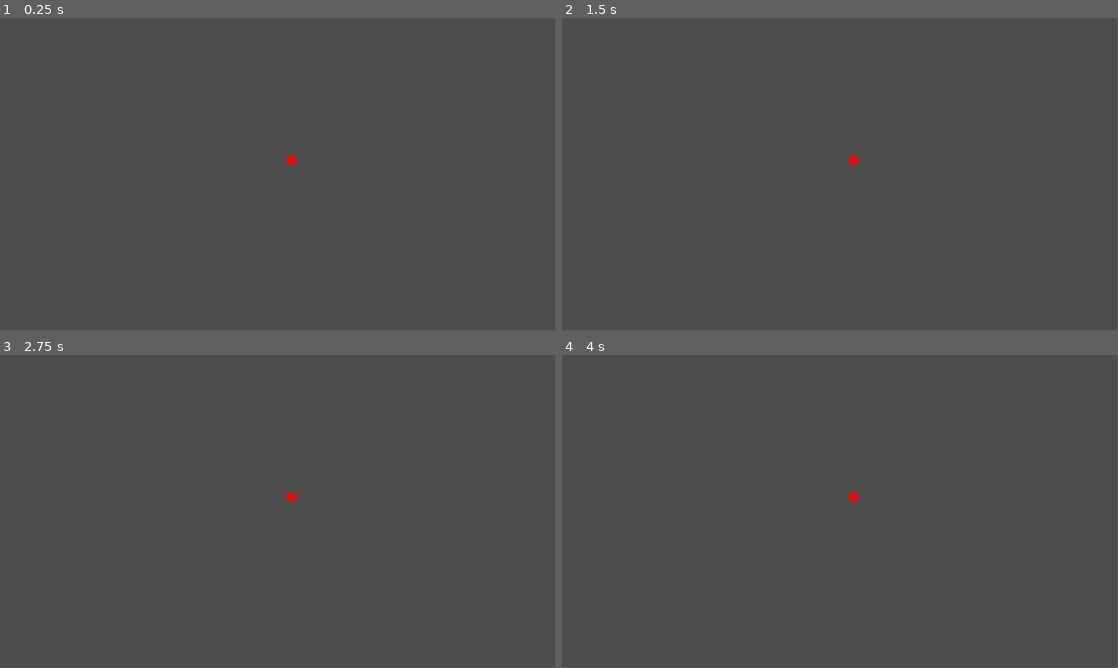
Above: before the commit, frames 1-4 (two rows, left to right).
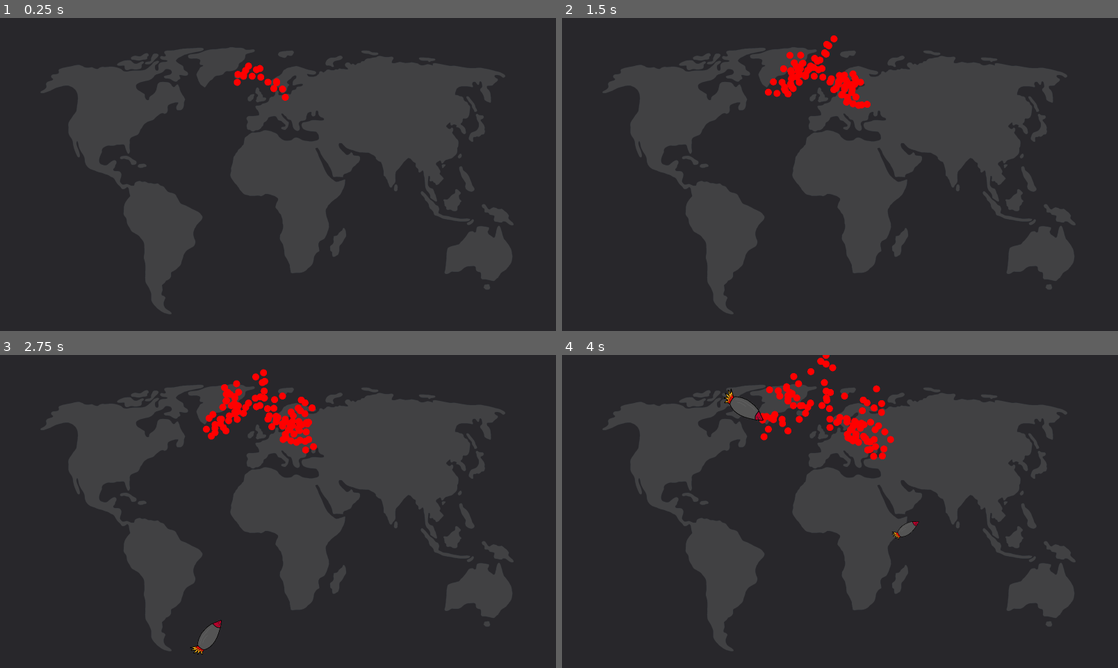
Above: after the commit, the same moments.

Repository: juusoHaaja/daydream
Game: Godot game, scene res://functional/world/main.tscn
The game is run twice, just before and just after one commit, with the same random seed, the same clock (stepped at 60 frames per second) and the same inputs.
Inputs (mouse positions are in pixels of both pictures, inside the frame that each line leads up to):
- Up to frame 1 (0.25 s): no input
- Up to frame 2 (1.5 s): move the mouse to (962, 158) at 0.52 s; click (962, 158) at 0.6 s; move the mouse to (728, 190) at 1.27 s; click (728, 190) at 1.35 s
- Up to frame 3 (2.75 s): move the mouse to (333, 442) at 2.02 s; click (333, 442) at 2.1 s
- Up to frame 4 (4 s): move the mouse to (812, 574) at 2.77 s; click (812, 574) at 2.85 s; move the mouse to (1006, 558) at 3.52 s; click (1006, 558) at 3.6 s
In our replay, the window is 799x449 before the commit and 800x450 after it. These sizes can differ from the game's own. Grey fills any space a smaller window leaves; there, only what the larger window draws over its background counts as a difference.

The runs differ from the first frame. In frame 1, 74% of the frame differs, in the area x 0-100%, y 0-100%; in frame 2, 74%; in frame 3, 74%; in frame 4, 74%.

Commit message:
big

Diff:
--- /dev/null
+++ b/functional/nuke_spawn_line.tscn
@@ -0,0 +1,12 @@
+[gd_scene load_steps=2 format=3 uid="uid://bnrgcyn4mstfe"]
+
+[sub_resource type="Curve2D" id="Curve2D_ioibe"]
+_data = {
+"points": PackedVector2Array(0, 0, 0, 0, -6, -173, 0, 0, 0, 0, 344, -247, 0, 0, 0, 0, 676, -255, 0, 0, 0, 0, 1036, -167, 0, 0, 0, 0, 1258, -25, 0, 0, 0, 0, 1388, 313, 0, 0, 0, 0, 1336, 617, 0, 0, 0, 0, 1228, 861, 0, 0, 0, 0, 876, 941, 0, 0, 0, 0, 354, 885, 0, 0, 0, 0, -64, 725, 0, 0, 0, 0, -152, 525, 0, 0, 0, 0, -122, 197, 0, 0, 0, 0, -44, -51, 0, 0, 0, 0, -6, -173)
+}
+point_count = 15
+
+[node name="nuke_spawn_line" type="Path2D"]
+position = Vector2(-77.262314, -16.361115)
+scale = Vector2(1.5311688, 1.2809365)
+curve = SubResource("Curve2D_ioibe")
--- /dev/null
+++ b/functional/nukeman.gd
@@ -0,0 +1,37 @@
+extends Node2D
+
+@export var rocket_prefab: PackedScene;
+@export var rocker_spawn_point: Node2D;
+
+var nuke_radius = 45.0;
+var nuke_speed = 400.0;
+var speed_mul = 1.0;
+var nuke_cooldown = 0.2; #seconds
+var nuke_timer = 0.0;
+
+var main
+var mouse_pos = Vector2.ZERO
+
+func _process(delta: float) -> void:
+    if nuke_timer < 0.0:
+        nuke_timer = 0.0
+    else:
+        nuke_timer -= delta
+    handle_input()
+
+func handle_input():
+    if Input.is_action_just_pressed("die") and nuke_timer <= 0.0:
+        var rocket = rocket_prefab.instantiate()
+        rocket.global_position = rocker_spawn_point.global_position
+        rocket.target = mouse_pos
+        rocket.nuke_radius = nuke_radius
+        rocket.nuke_speed = nuke_speed * speed_mul
+        rocket.turn_speed = 3.0 * speed_mul
+        main.add_child(rocket)
+        print("Nuke launched at ", mouse_pos)
+        nuke_timer = nuke_cooldown
+        #main.canvas.eliminate(mouse_pos, nuke_radius)
+
+func _unhandled_input(event: InputEvent) -> void:
+    if event is InputEventMouseMotion:
+        mouse_pos = event.global_position
--- /dev/null
+++ b/functional/nukeman.tscn
@@ -0,0 +1,8 @@
+[gd_scene load_steps=3 format=3 uid="uid://ctn802o00khm1"]
+
+[ext_resource type="Script" uid="uid://dde7dgikcqmm0" path="res://functional/nukeman.gd" id="1_kao2p"]
+[ext_resource type="PackedScene" uid="uid://cu6ogagc2nssi" path="res://functional/rocket.tscn" id="2_r32y0"]
+
+[node name="Nukeman" type="Node2D"]
+script = ExtResource("1_kao2p")
+rocket_prefab = ExtResource("2_r32y0")
--- /dev/null
+++ b/functional/rocket.gd
@@ -0,0 +1,32 @@
+extends Node2D
+
+var nuke_radius = 45.0;
+
+var nuke_speed = 100.0;
+var turn_speed = 3.0;
+var target = Vector2.ZERO
+
+@onready var sprite = $Sprite2D
+
+func _ready() -> void:
+    rotation = (target - global_position).rotated(PI+randf_range(-1.0, 1.0)).angle()
+
+func _process(delta: float) -> void:
+    sprite.scale *= 1-0.3 * delta;
+
+    var dir = (target - global_position).normalized()
+    var angle_diff = dir.angle_to(global_transform.x)
+
+    rotation -= clamp(angle_diff, -0.5, 0.5) * turn_speed * delta
+    global_position += global_transform.x * nuke_speed * delta
+    #print("Rocket at ", global_position, " heading to ", target)
+
+    if global_position.distance_to(target) < 100.0:
+        turn_speed *= 1.05
+
+    if global_position.distance_to(target) < 20.0:
+        explode()
+
+func explode():
+    Main.instance.canvas.eliminate(target, nuke_radius)
+    queue_free()
--- /dev/null
+++ b/functional/rocket.tscn
@@ -0,0 +1,30 @@
+[gd_scene load_steps=6 format=3 uid="uid://cu6ogagc2nssi"]
+
+[ext_resource type="Script" uid="uid://c3dqgttxrwxt5" path="res://functional/rocket.gd" id="1_thj0r"]
+[ext_resource type="Texture2D" uid="uid://chber8xmynl56" path="res://art/Nuke1.webp" id="2_ainx2"]
+[ext_resource type="Texture2D" uid="uid://c1c17iovbn3oc" path="res://art/Nuke2.webp" id="3_8yxdy"]
+[ext_resource type="Texture2D" uid="uid://dg67s4xd28836" path="res://art/Nuke3.webp" id="4_ict0f"]
+
+[sub_resource type="SpriteFrames" id="SpriteFrames_p82w4"]
+animations = [{
+"frames": [{
+"duration": 1.0,
+"texture": ExtResource("2_ainx2")
+}, {
+"duration": 1.0,
+"texture": ExtResource("3_8yxdy")
+}, {
+"duration": 1.0,
+"texture": ExtResource("4_ict0f")
+}],
+"loop": true,
+"name": &"default",
+"speed": 5.0
+}]
+
+[node name="rocket" type="Node2D"]
+script = ExtResource("1_thj0r")
+
+[node name="Sprite2D" type="AnimatedSprite2D" parent="."]
+scale = Vector2(0.43, 0.43)
+sprite_frames = SubResource("SpriteFrames_p82w4")
--- /dev/null
+++ b/functional/world/main.gd
@@ -0,0 +1,13 @@
+extends Node2D
+class_name Main
+
+static var instance;
+
+@onready var canvas = $RedCanvas
+@onready var nuke_man = $Nukeman
+@onready var water_kill = $WaterKillTexture
+
+func _ready() -> void:
+    instance = self
+    canvas.main = self
+    nuke_man.main = self
--- a/functional/world/main.tscn
+++ b/functional/world/main.tscn
@@ -1,8 +1,31 @@
-[gd_scene load_steps=2 format=3 uid="uid://dtuqbrulfuv2l"]
+[gd_scene load_steps=8 format=3 uid="uid://dtuqbrulfuv2l"]
 
+[ext_resource type="Script" uid="uid://b0p68y5iatr0k" path="res://functional/world/main.gd" id="1_54uvn"]
 [ext_resource type="PackedScene" uid="uid://bmfb0kao6mekx" path="res://functional/world/red_canvas.tscn" id="1_si1jh"]
+[ext_resource type="PackedScene" uid="uid://ctn802o00khm1" path="res://functional/nukeman.tscn" id="2_esplc"]
+[ext_resource type="Texture2D" uid="uid://4durdeirxtaa" path="res://art/uus.webp" id="2_iiaod"]
+[ext_resource type="PackedScene" uid="uid://d2dwwh1j6s5e6" path="res://functional/world/water_kill_texture.tscn" id="2_uv2k3"]
+[ext_resource type="PackedScene" uid="uid://bnrgcyn4mstfe" path="res://functional/nuke_spawn_line.tscn" id="4_tqj8l"]
+[ext_resource type="Script" uid="uid://c1qmnwwuf2brr" path="res://functional/world/nuke_spawn.gd" id="5_uv2k3"]
 
 [node name="main" type="Node2D"]
+script = ExtResource("1_54uvn")
+
+[node name="map" type="Sprite2D" parent="."]
+position = Vector2(800, 450)
+texture = ExtResource("2_iiaod")
+
+[node name="WaterKillTexture" parent="." instance=ExtResource("2_uv2k3")]
+visible = false
 
 [node name="RedCanvas" parent="." instance=ExtResource("1_si1jh")]
-position = Vector2(605, 295)
+
+[node name="Nukeman" parent="." node_paths=PackedStringArray("rocker_spawn_point") instance=ExtResource("2_esplc")]
+rocker_spawn_point = NodePath("../nuke_spawn_line/nuke_spawn")
+
+[node name="nuke_spawn_line" parent="." instance=ExtResource("4_tqj8l")]
+
+[node name="nuke_spawn" type="PathFollow2D" parent="nuke_spawn_line"]
+position = Vector2(-6, -173)
+rotation = -0.20836005
+script = ExtResource("5_uv2k3")
--- /dev/null
+++ b/functional/world/nuke_spawn.gd
@@ -0,0 +1,6 @@
+extends PathFollow2D
+
+var speed = 1.0
+
+func _process(delta: float) -> void:
+    progress_ratio += speed * delta
--- a/functional/world/red_canvas.gd
+++ b/functional/world/red_canvas.gd
@@ -1,17 +1,32 @@
 extends Node2D
+class_name RedCanvas
 
+var main
+
+var max_points = 100;
 var points = Array();
 var radie = Array();
 
+var centroid = Vector2.ZERO
+
+var border_point = Vector2.ZERO
+
 func _ready() -> void:
-    add_point(Vector2(0, 0))
+    border_point = get_viewport_rect().end
+    add_point($start_node.global_position)
+    pass
 
 func _process(delta: float) -> void:
-    queue_redraw()
+    if points.size() > 0:
+        set_centroid()
+        grow()
+        if points.size() > max_points:
+            reverse_grow()
+        queue_redraw()
 
 func _draw() -> void:
-    for i in range(0, points.size()):
-        var p = points[i]
+    for i in range(points.size()):
+        var p = wrap_point(points[i])
         var r = radie[i]
 
         draw_circle(p, r, Color.RED)
@@ -20,5 +35,43 @@
     points.push_back(pos)
     radie.push_back(10)
 
+func wrap_point(point: Vector2) -> Vector2:
+    var x = fposmod(point.x, border_point.x)
+    var y = fposmod(point.y, border_point.y)
+    return Vector2(x, y)
+
+
 func grow():
-    pass
+    var i = randi_range(0, points.size()-1)
+    var p: Vector2 = points[i]
+
+    var new_p = p+(p-centroid+Vector2.RIGHT).normalized().rotated(randf_range(-1.0, 1.0))*25
+    if main.water_kill.is_pos_in_sea(wrap_point(new_p)):
+        return
+    add_point(new_p)
+
+func reverse_grow():
+    var i = randi_range(0, points.size()-1)
+    points.remove_at(i)
+    radie.remove_at(i)
+
+
+func set_centroid():
+    var sum = Vector2.ZERO
+    for p in points:
+        sum += p
+    centroid = sum / points.size()
+
+func eliminate(pos, radius):
+    var length = points.size() -1;
+    for i in range(length+1):
+        var index = length-i;
+        var p = wrap_point(points[index])
+        if is_point_overlap(pos, radius, p):
+            points.remove_at(index)
+            radie.remove_at(index)
+
+
+func is_point_overlap(apos: Vector2, ar, bpos: Vector2) -> bool:
+    var dist = apos.distance_to(bpos)
+    return ar >= dist
--- a/functional/world/red_canvas.tscn
+++ b/functional/world/red_canvas.tscn
@@ -4,3 +4,6 @@
 
 [node name="RedCanvas" type="Node2D"]
 script = ExtResource("1_2balf")
+
+[node name="start_node" type="Node2D" parent="."]
+position = Vector2(796, 186)
--- /dev/null
+++ b/functional/world/water_kill_texture.gd
@@ -0,0 +1,16 @@
+extends Node2D
+
+@onready var sprite = $Sprite2D
+
+func is_pos_in_sea(pos: Vector2) -> bool:
+    return false
+    var tex = sprite.texture
+    if tex == null:
+        return false
+    var local_pos = to_local(pos)
+    var uv = (local_pos / sprite.scale) / tex.get_size() as Vector2
+    if uv.x < 0.0 or uv.x > 1.0 or uv.y < 0.0 or uv.y > 1.0:
+        return false
+    var img = tex.get_image()
+    var col = img.get_pixelv((img.get_size() as Vector2 * uv) as Vector2i)
+    return col.a > 0.5
--- /dev/null
+++ b/functional/world/water_kill_texture.tscn
@@ -0,0 +1,12 @@
+[gd_scene load_steps=3 format=3 uid="uid://d2dwwh1j6s5e6"]
+
+[ext_resource type="Script" uid="uid://dtp6wem4wprb" path="res://functional/world/water_kill_texture.gd" id="1_wohl8"]
+[ext_resource type="Texture2D" uid="uid://b1if5fnn8btni" path="res://art/sea2.webp" id="2_pe5se"]
+
+[node name="water_kill_texture" type="Node2D"]
+script = ExtResource("1_wohl8")
+
+[node name="Sprite2D" type="Sprite2D" parent="."]
+position = Vector2(800, 450)
+scale = Vector2(3, 3)
+texture = ExtResource("2_pe5se")
--- a/project.godot
+++ b/project.godot
@@ -14,3 +14,16 @@
 run/main_scene="uid://dtuqbrulfuv2l"
 config/features=PackedStringArray("4.5", "Forward Plus")
 config/icon="res://art/icon.svg"
+
+[display]
+
+window/size/viewport_width=1600
+window/size/viewport_height=900
+
+[input]
+
+die={
+"deadzone": 0.2,
+"events": [Object(InputEventMouseButton,"resource_local_to_scene":false,"resource_name":"","device":-1,"window_id":0,"alt_pressed":false,"shift_pressed":false,"ctrl_pressed":false,"meta_pressed":false,"button_mask":0,"position":Vector2(0, 0),"global_position":Vector2(0, 0),"factor":1.0,"button_index":1,"canceled":false,"pressed":false,"double_click":false,"script":null)
+]
+}
Binary file added: art/Nuke1.webp
Not shown, added: art/Nuke1.webp.import
Binary file added: art/Nuke2.webp
Not shown, added: art/Nuke2.webp.import
Binary file added: art/Nuke3.webp
Not shown, added: art/Nuke3.webp.import
Binary file added: art/sea.webp
Not shown, added: art/sea.webp.import
Binary file added: art/sea2.webp
Not shown, added: art/sea2.webp.import
Binary file added: art/skibidi.webp
Not shown, added: art/skibidi.webp.import
(and 7 more such lines)
